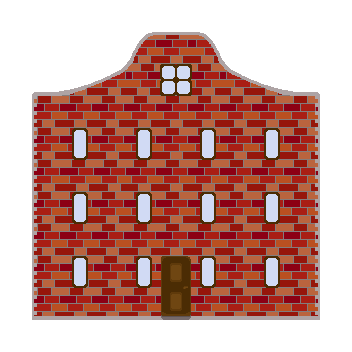
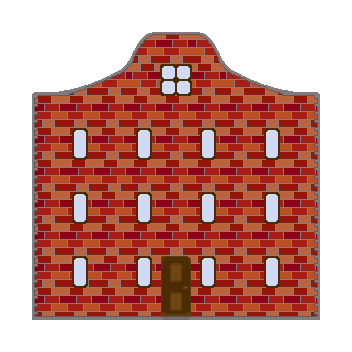
Before/after of a 352 × 352 layered artwork. What changed in the layer stack:
painted on "Wall" over (x1=32, y1=32, x2=320, y2=320)
